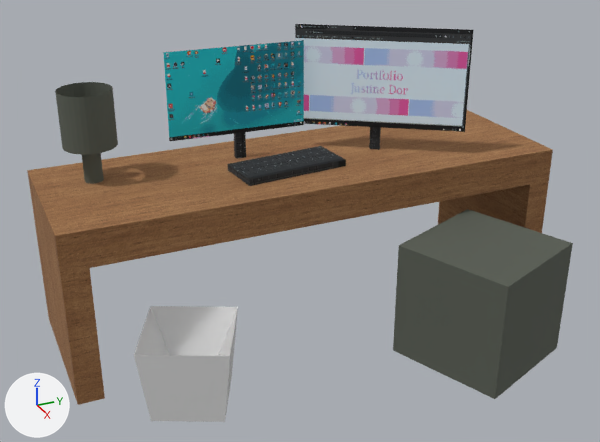
Renders of the glTF model public/models/Bureau.glb from each side of a commit.
Before and after are seen from a camera (50 mm lens) standing at (4.65, -6.76, 4.31) and looking at (-2.38, -3.59, 0.8). Lighting does not change. The marker at lower left points along +X, +Y and +Z. Where no turn or scale is listed for an object, it has been applied to the vertices. Vertices at the same position are counted once.

Objects in the first picture: 'Bureau', 'Computer', 'Cube', 'Lamp', 'Stool'.
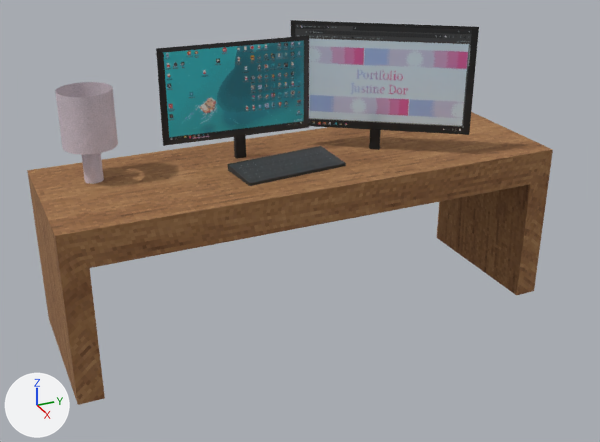
Where the newer file only moved an object's origin or applied its transform, the numbers keep the older frame.

Diff of the bpy script that builds the scene:
```diff
--- a/public/models/Bureau.glb.py
+++ b/public/models/Bureau.glb.py
@@ img_walldithjerd @@
+img_walldithjerd = load_image('wALLdITHJERD', '_unpacked/wALLdITHJERD', 1124, 789, 'sRGB')
@@ mat_mt_computer @@
 mat_mt_computer.roughness = 1.0
+mat_mt_computer.transmission_weight = 0.502
@@ mat_mt_wall @@
+mat_mt_wall = principled_material('Mt_wall')
+mat_mt_wall.texture = img_walldithjerd
+mat_mt_wall.roughness = 1.0
@@ me_cylinder_004 @@
 me_cylinder_004.from_pydata(...)  # 16 vertices, 18 faces; spans x -0.72..1.03, y -1.38..4.08, z -2.06..-0.25
 # used by ob_bureau; location = (-3.26, -4.637, 1.416)
+# me_cylinder_004 part 1: texture (UV) coordinates of 18 of 18 faces, centred in x -0.14..1.03, y -1.38..4.08, z -1.58..-0.25, changed; they spanned u -1.86..2.86, v -1.63..2.5 and now span u -0.29..1.16, v -0.33..1.33
 me_cylinder_004.materials.append(mat_mt_smallclosed)
@@ me_cylinder_003 @@
 # used by ob_computer; location = (-3.183, -3.179, 1.675)
-me_cylinder_003.from_pydata(...)  # 32 vertices, 26 faces; spans x -0.33..0.7, y -1.45..1.59, z -0.51..0.87
+me_cylinder_003.from_pydata(...)  # 40 vertices, 42 faces; spans x -0.36..0.73, y -1.52..1.64, z -0.51..0.9
+# me_cylinder_003 part 2
+# 4 faces are deleted
+# 2 vertices move from x 0.46..0.57, y -0.86..0.27, z -0.44 to x 0.46..0.57, y -0.86..0.27, z -0.47
+# 8 vertices are added at x -0.36..0.73, y -1.52..1.64, z -0.26..0.9
+# 20 new faces join them
 me_cylinder_003.materials.append(mat_mt_computer)
@@ me_cylinder_007 @@
 me_cylinder_007.from_pydata(...)  # 128 vertices, 158 faces; spans x -0.426..0.116, y -1.064..-0.523, z -0.268..0.7
-me_cylinder_007.materials.append(mat_mt_tble)  # dark grey #595e54
+me_cylinder_007.materials.append(mat_mt_wall)  # picture img_walldithjerd
@@ ob_cube @@
-ob_cube = bpy.data.objects.new('Cube', me_cube_014)
-ob_cube.location = (-1.912, -4.96, -0.312)
@@ ob_stool @@
-ob_stool = bpy.data.objects.new('Stool', me_cylinder_005)
-ob_stool.location = (-3.26, -4.637, 1.416)
```

Boxes (x1, y1, x2, y2) around the edits, measured in the pictures (600 x 442 px):
'Computer', surface changed, reshaped
    before: (163, 24, 474, 186)
    after: (156, 20, 479, 186)
'Stool', deleted
    before: (393, 209, 573, 399)
'Cube', deleted
    before: (134, 306, 238, 422)
'Lamp', recoloured
    both: (55, 82, 118, 184)
part 1 of me_cylinder_004, surface changed
    before: (27, 110, 553, 405)
    after: (27, 112, 553, 405)
